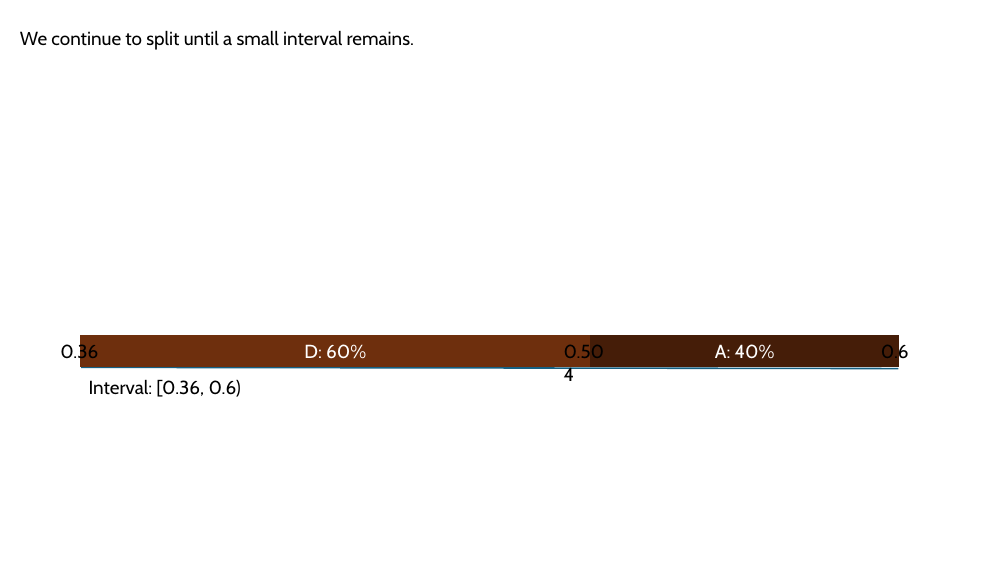
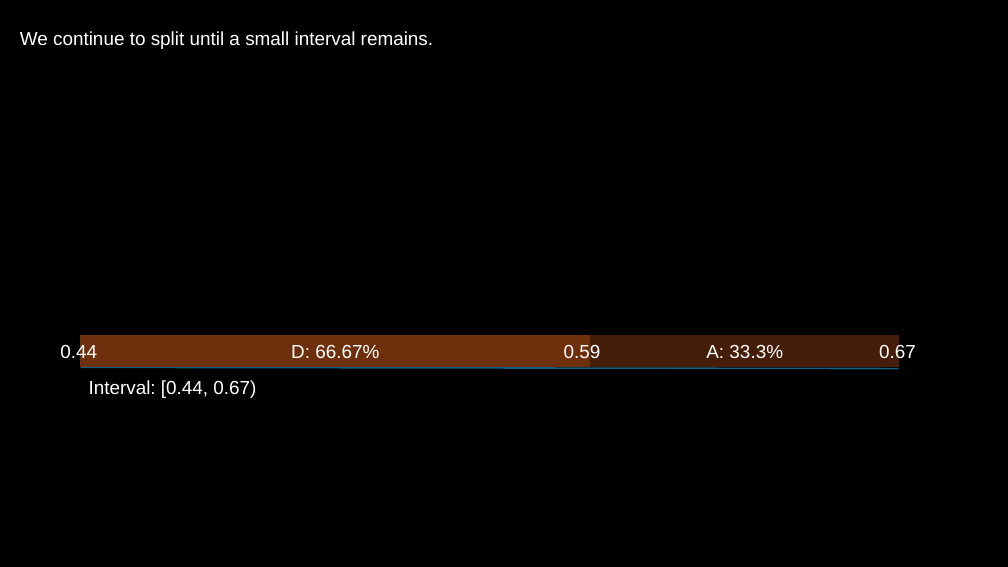
Before and after one commit to Tom-Croft/ECM3428, a slide deck: slide 8 of project_presentation.pptx. Drawn at 1008x567 pixels with LibreOffice and Linux fonts; fonts in the diff are those of the drawing. Boxes give left, top, right and bottom in pixels: in the first picture for what was removed or moved away, otherwise in the second. Text is boxed around its words. In the diff, an @@ line names an element or a change of style, - is before the commit and + after.

```diff
--- a/project_presentation.pptx
+++ b/project_presentation.pptx
@@ background #FFFFFF to #000000 @@
@@ text "We continue to split until ..." at bbox=[20, 31, 433, 49]: font Cabin to Arial, text colour #000000 to #FFFFFF @@
@@ text at bbox=[60, 344, 97, 363]: text changed; font Cabin to Arial; text colour #000000 to #FFFFFF @@
-0.36
+0.44
@@ text in rectangle at bbox=[291, 345, 379, 358]: text changed; font Cabin to Arial @@
-D: 60%
+D: 66.67%
@@ text at bbox=[564, 344, 601, 363]: text changed; font Cabin to Arial; text colour #000000 to #FFFFFF @@
-0.504
+0.59
@@ text in rectangle at bbox=[706, 345, 783, 358]: text changed; font Cabin to Arial @@
-A: 40%
+A: 33.3%
@@ text at bbox=[879, 344, 916, 363]: text changed; font Cabin to Arial; text colour #000000 to #FFFFFF @@
-0.6
+0.67
@@ text at bbox=[89, 380, 256, 398]: text changed; font Cabin to Arial; text colour #000000 to #FFFFFF @@
-Interval: [0.36, 0.6)
+Interval: [0.44, 0.67)
```
Also in this commit, not shown: 11 other slides changed, 1 slide added.
